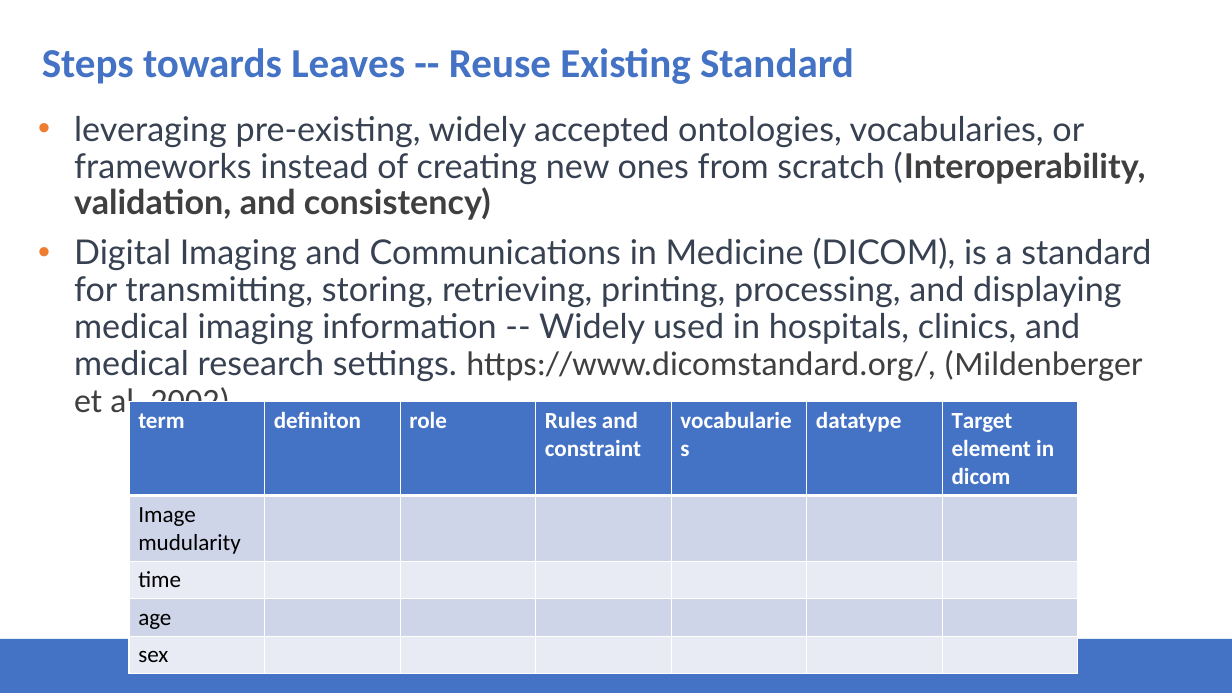
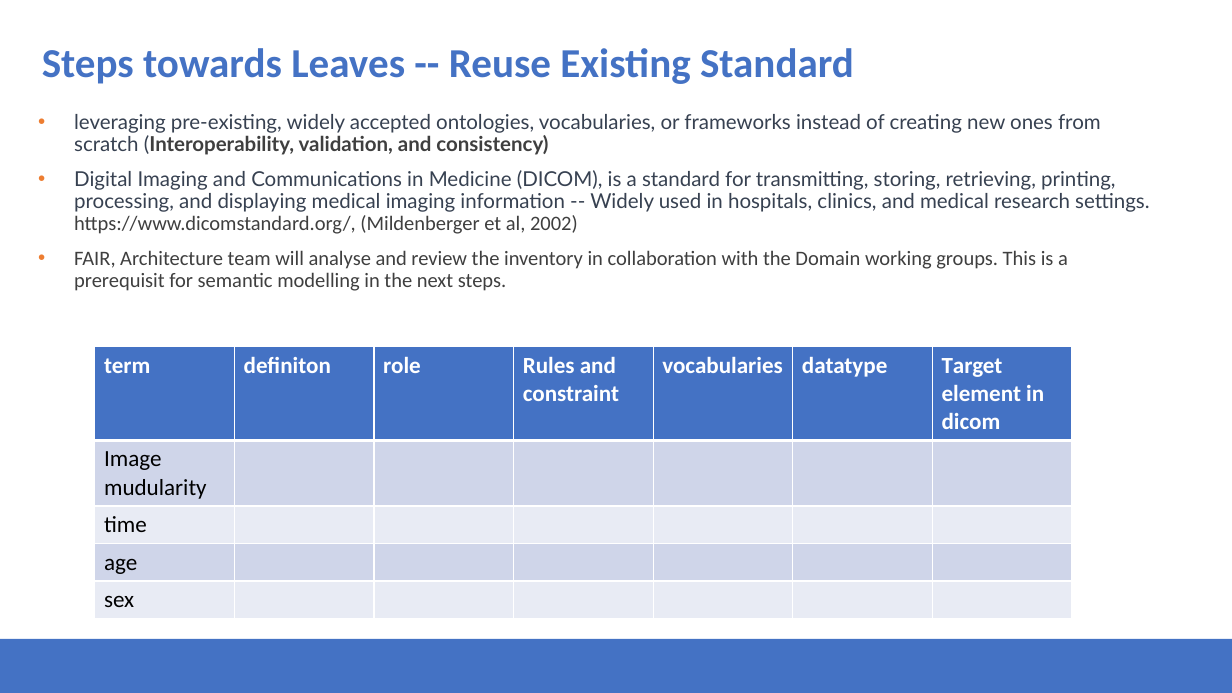
Before and after one commit to Health-RI/health-ri-metadata, a slide deck: slide 19 of Presentations/31082023HRI_Metadata_Schema_ImagingGroup_KickOff.pptx. Drawn at 1232x693 pixels with LibreOffice and Linux fonts; fonts in the diff are those of the drawing; background and template pictures are left out. Boxes give left, top, right and bottom in pixels: in the first picture for what was removed or moved away, otherwise in the second. Text is boxed around its words. In the diff, an @@ line names an element or a change of style, - is before the commit and + after.

```diff
--- a/Presentations/31082023HRI_Metadata_Schema_ImagingGroup_KickOff.pptx
+++ b/Presentations/31082023HRI_Metadata_Schema_ImagingGroup_KickOff.pptx
@@ text at [74, 114, 1149, 234]: size 26.7 to 16 pt in "leveraging pre-existing, widely accepted ontologies, vocabul ...", "Digital Imaging and Communications in Medicine (DICOM), ..." @@
@@ text at [74, 250, 1068, 291]: paragraph added @@
+• FAIR, Architecture team will analyse and review the inventory in collaboration with the Domain working groups. This is a prerequisit for semantic modelling in the next steps.
@@ table: place and size @@
-table at [129, 402, 1080, 672]
+table at [95, 347, 1072, 615]
```
Also in this commit, not shown: 1 other slide changed, 1 other file.
